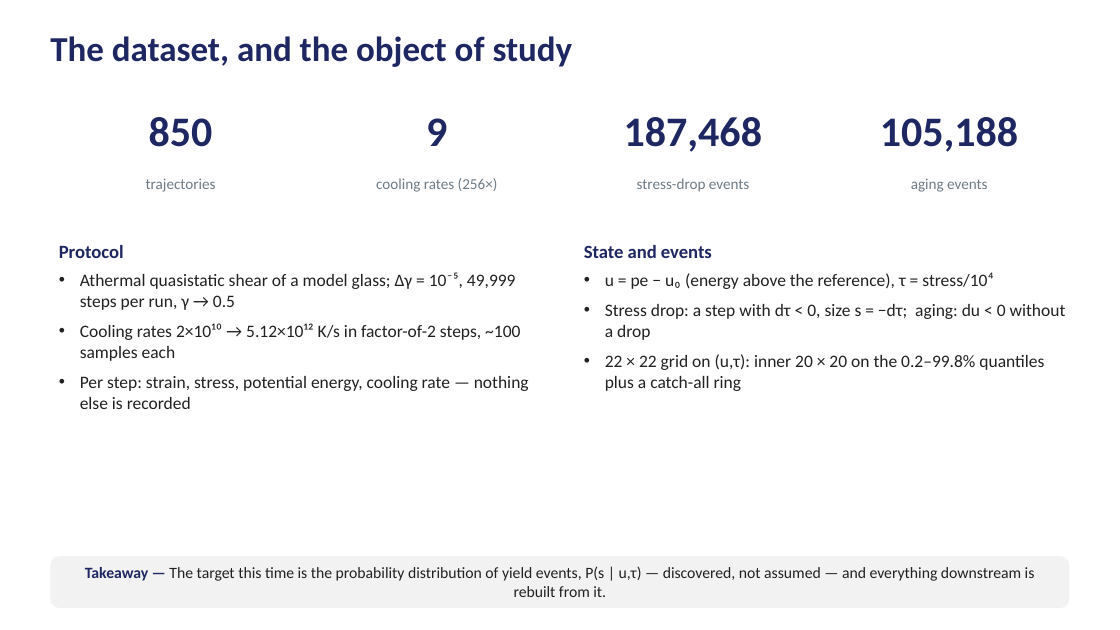
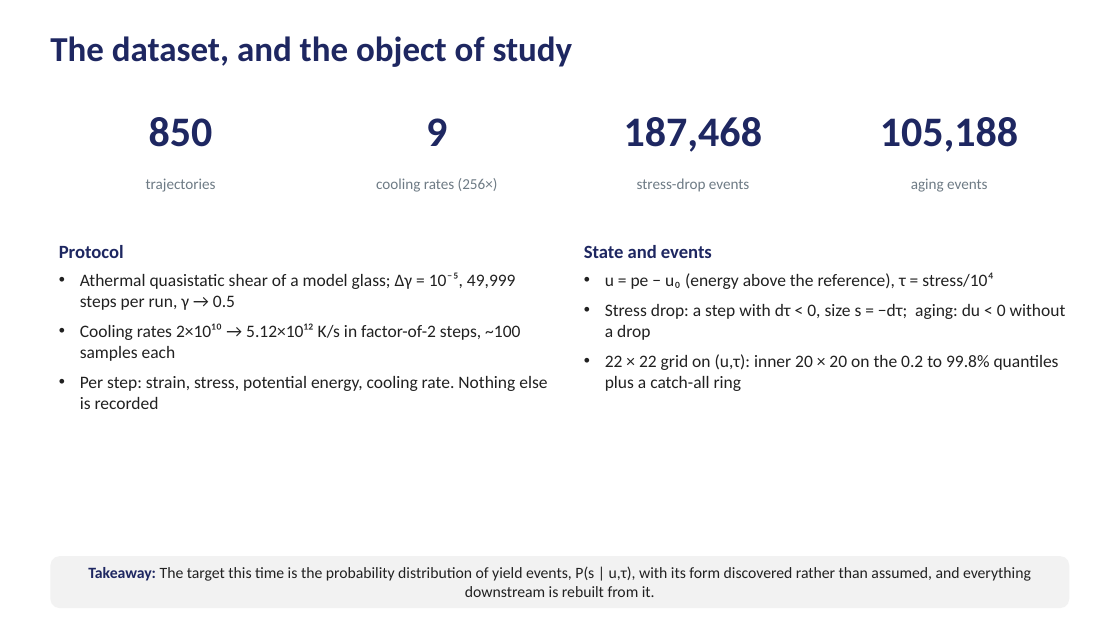
Before and after one commit to Samc73/SEEM, a slide deck: slide 2 of SEEM_project_deck.pptx. Drawn at 1120x630 pixels with LibreOffice and Linux fonts; fonts in the diff are those of the drawing. Boxes give left, top, right and bottom in pixels: in the first picture for what was removed or moved away, otherwise in the second. Text is boxed around its words. In the diff, an @@ line names an element or a change of style, - is before the commit and + after.

```diff
--- a/SEEM_project_deck.pptx
+++ b/SEEM_project_deck.pptx
@@ text at (605, 354, 1059, 391): text changed @@
-• 22 × 22 grid on (u,τ): inner 20 × 20 on the 0.2–99.8% quantiles plus a catch-all ring
+• 22 × 22 grid on (u,τ): inner 20 × 20 on the 0.2 to 99.8% quantiles plus a catch-all ring
@@ text at (80, 376, 547, 409): text changed @@
-• Per step: strain, stress, potential energy, cooling rate — nothing else is recorded
+• Per step: strain, stress, potential energy, cooling rate. Nothing else is recorded
@@ text in rounded rectangle at (88, 566, 1031, 597): text changed @@
-Takeaway — The target this time is the probability distribution of yield events, P(s | u,τ) — discovered, not assumed — and everything downstream is rebuilt from it.
+Takeaway: The target this time is the probability distribution of yield events, P(s | u,τ), with its form discovered rather than assumed, and everything downstream is rebuilt from it.
```
Also in this commit, not shown: 19 other slides changed, 1 other file.
